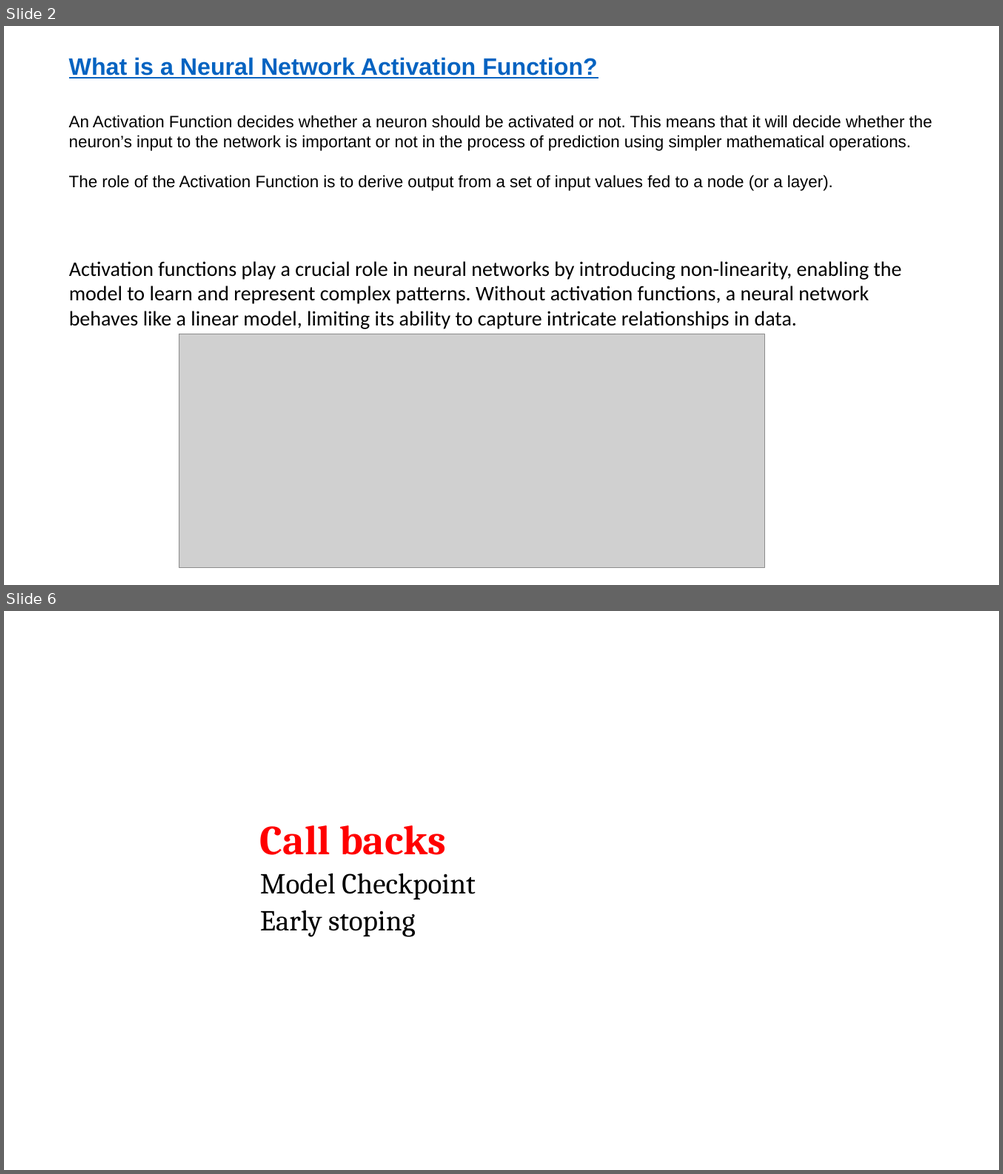
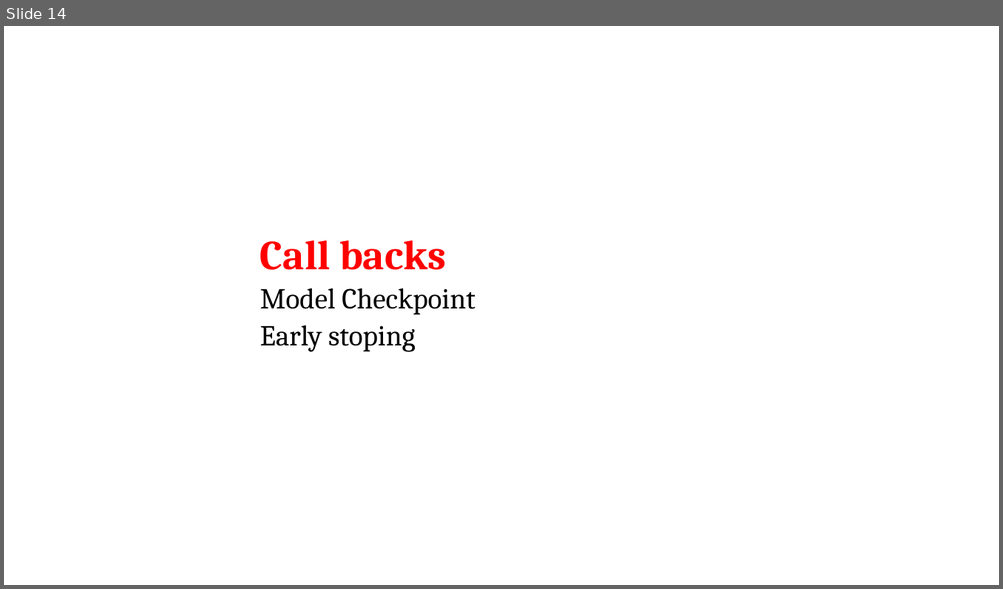
Before and after one commit to shahil04/ds_materials, a slide deck: 9.Deep_learning/class_4_module_9_deep learning_Regularization,CallBacks_drouput_batchNormalization_Weight_hyper_parameter.pptx. Shown one above the other, each under a label of ours: slides 2 and 6 before the commit, slide 14 after it; the slides between them are not shown. The pictures are 1003x1174 and 1003x589 pixels, drawn with LibreOffice and Linux fonts; fonts in the diff are those of the drawing; grey boxes stand for pictures. Boxes give left, top, right and bottom in pixels: in the first picture for what was removed or moved away, otherwise in the second. Text is boxed around its words. In the diff, an @@ line names an element or a change of style, - is before the commit and + after.

```diff
--- a/9.Deep_learning/class_4_module_9_deep learning_Regularization,CallBacks_drouput_batchNormalization_Weight_hyper_parameter.pptx
+++ b/9.Deep_learning/class_4_module_9_deep learning_Regularization,CallBacks_drouput_batchNormalization_Weight_hyper_parameter.pptx
@@ slide 2 removed at bbox=[4, 26, 999, 585], background #FFFFFF @@
@@ text removed at bbox=[69, 57, 932, 191] @@
-What is a Neural Network Activation Function?
-An Activation Function decides whether a neuron should be activated or not. This means that it will decide whether the neuron’s input to the network is important or not in the process of prediction using simpler mathematical operations.
-The role of the Activation Function is to derive output from a set of input values fed to a node (or a layer).
@@ text removed at bbox=[69, 261, 902, 329] @@
-Activation functions play a crucial role in neural networks by introducing non-linearity, enabling the model to learn and represent complex patterns. Without activation functions, a neural network behaves like a linear model, limiting its ability to capture intricate relationships in data.
@@ picture removed at bbox=[179, 335, 764, 568] @@
@@ what was slide 6 is now slide 14 @@
```
Also in this commit, not shown: 3 slides changed, 10 slides added, 1 other slide removed, 26 other files.
